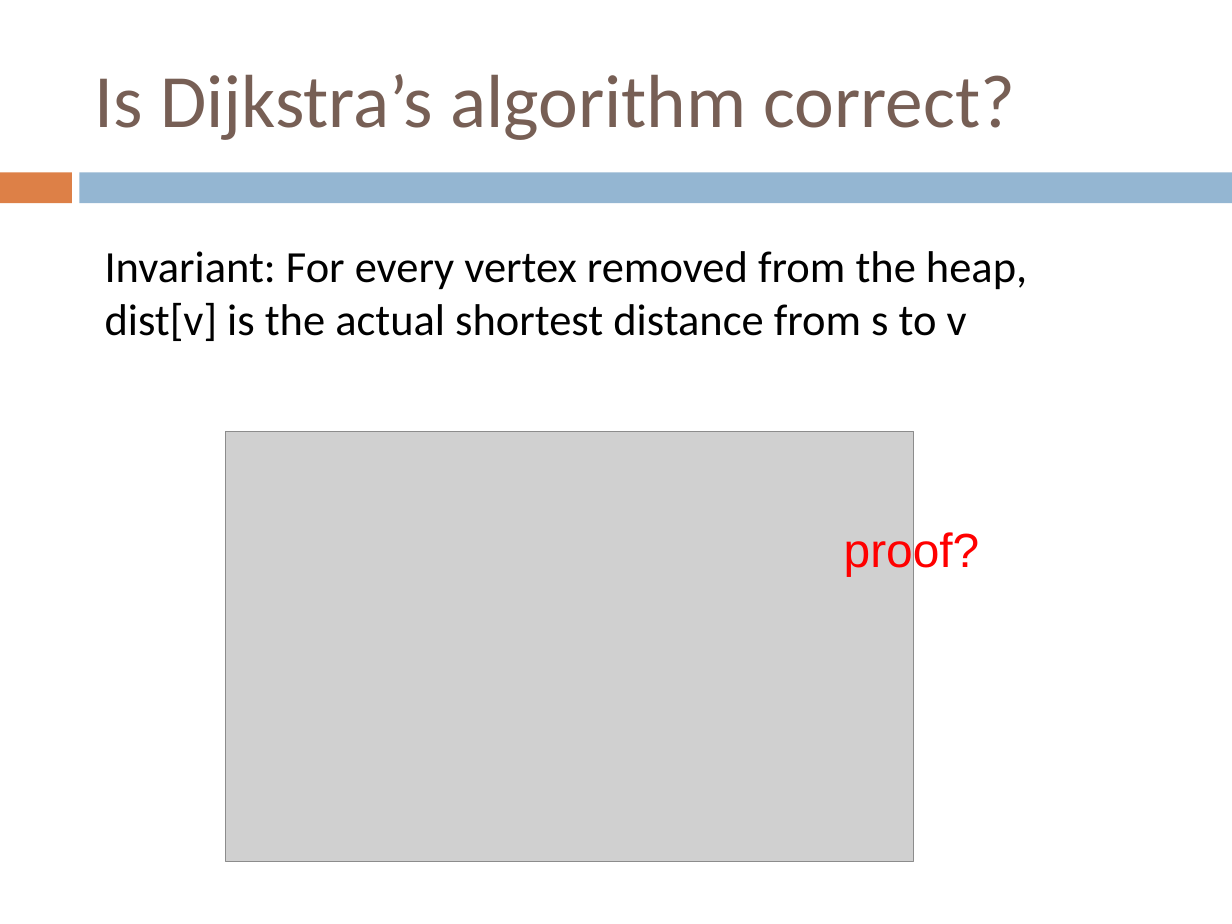
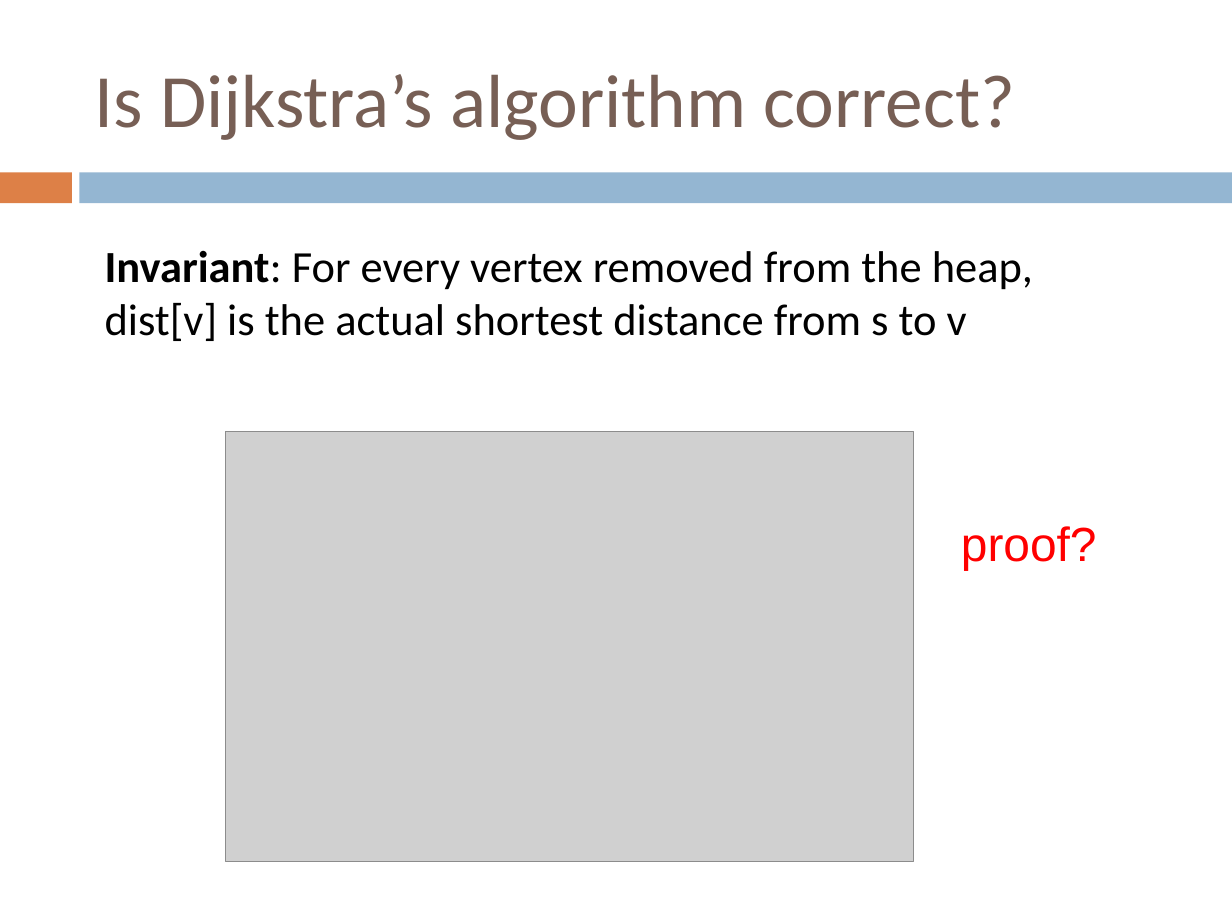
Before and after one commit to Collins-kariuk/Algorithms, a slide deck: slide 46 of Lectures/Lecture 19_Shortest Paths.pptx. Drawn at 1232x924 pixels with LibreOffice and Linux fonts; fonts in the diff are those of the drawing; grey boxes stand for pictures. Boxes give left, top, right and bottom in pixels: in the first picture for what was removed or moved away, otherwise in the second. Text is boxed around its words. In the diff, an @@ line names an element or a change of style, - is before the commit and + after.

Commit message:
Review graph algorithms material

```diff
--- a/Lectures/Lecture 19_Shortest Paths.pptx
+++ b/Lectures/Lecture 19_Shortest Paths.pptx
@@ text "Invariant: For every vertex removed ..." at [105, 250, 1033, 341]: bold on in "Invariant:" @@
@@ text "proof?": place and size @@
-text "proof?" at [844, 529, 980, 576]
+text "proof?" at [961, 526, 1097, 570]
```
Also in this commit, not shown: 4 other slides changed, 3 other files.
